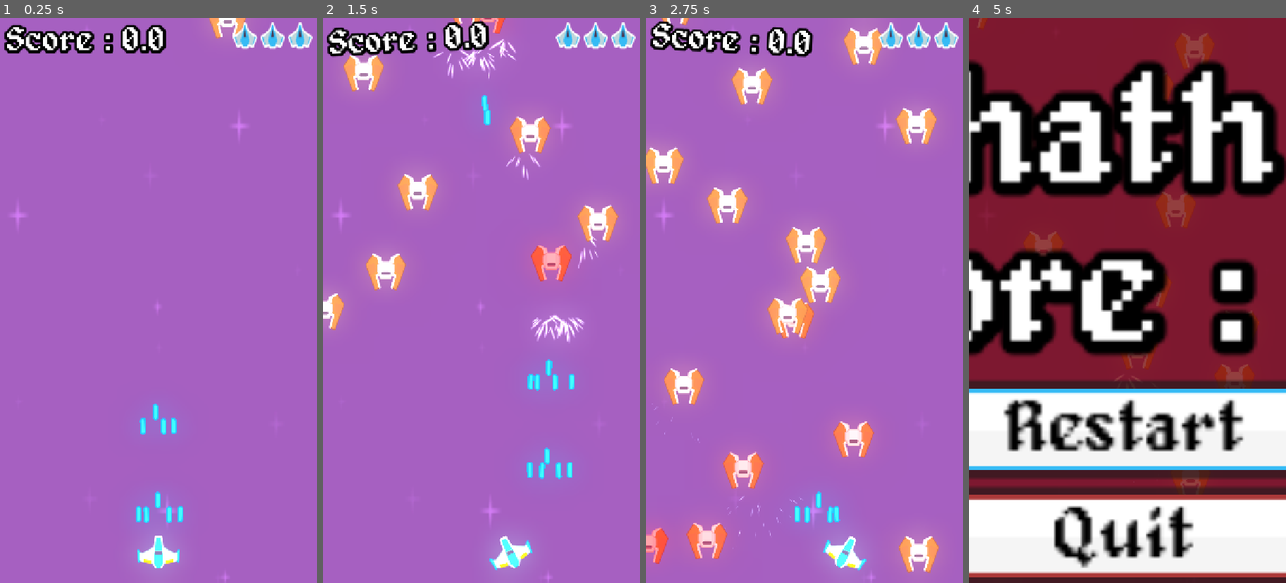
Above: before the commit, frames 1-4 (left to right).
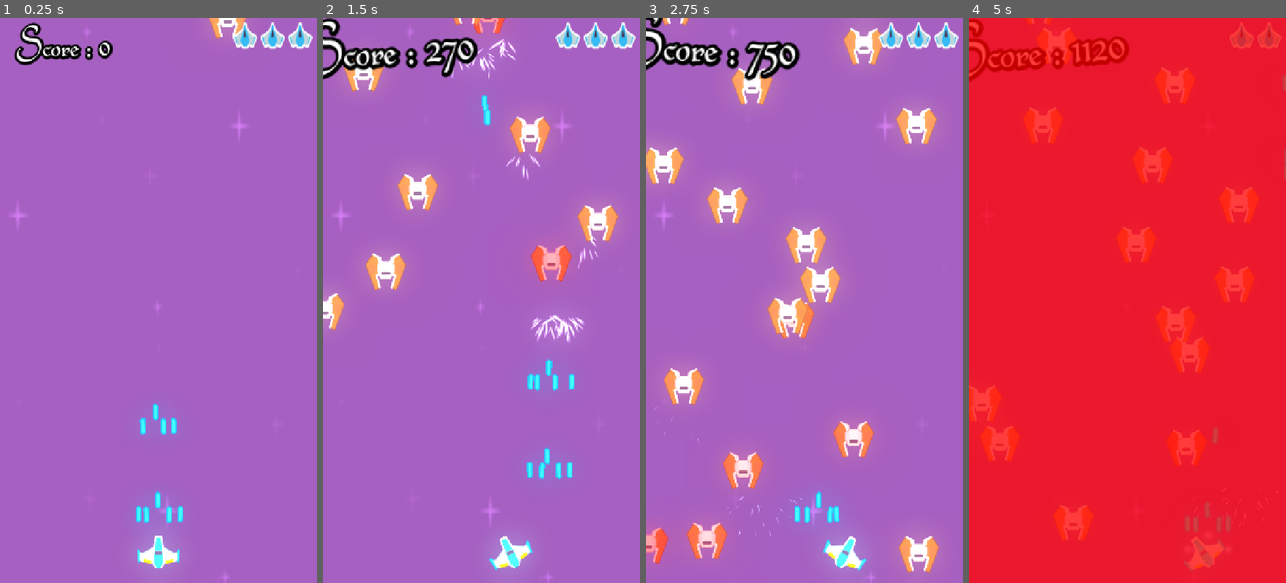
Above: after the commit, the same moments.

Repository: bastienFE/shoot-em-up
Game: Godot game, scene res://Scenes/main.tscn
Two runs of this game, one before a commit and one after it. Both use one fixed random seed, a clock stepped at 60 frames per second and the inputs below.
Inputs (mouse positions are in pixels of both pictures, inside the frame that each line leads up to):
- Up to frame 1 (0.25 s): no input
- Up to frame 2 (1.5 s): move the mouse to (551, 272) at 0.52 s; hold D (move_right) 0.53-1.28 s; hold Space (touch) 0.53-1.28 s; move the mouse to (418, 328) at 1.27 s; hold A (move_left) from 1.28 s (still down); tap Space (touch) at 1.35 s
- Up to frame 3 (2.75 s): move the mouse to (836, 176) at 2.02 s; release A (move_left) at 2.03 s; hold D (move_right) from 2.03 s (still down); hold Space (touch) from 2.03 s (still down)
- Up to frame 4 (5 s): move the mouse to (1111, 413) at 2.77 s; release Space (touch) at 2.78 s; tap Space (touch) at 2.85, 4.35 s; move the mouse to (1222, 385) at 3.52 s; release D (move_right) at 3.53 s; hold Space (touch) 3.53-4.28 s; hold A (move_left) from 3.53 s (still down); move the mouse to (1032, 215) at 4.27 s

The runs differ from the first frame. In frame 1, 2.2% of the frame differs, in the area x 1-53%, y 0-9%; in frame 2, 3.1%; in frame 3, 3.1%; in frame 4, 100%, in the area x 0-100%, y 0-100%.

Commit message:
added juice

Diff:
--- a/Scenes/enemy.tscn
+++ b/Scenes/enemy.tscn
@@ -2,7 +2,6 @@
 
 [ext_resource type="Script" uid="uid://dd3fvrqi2glcm" path="res://Scripts/enemy.gd" id="1_1f0kj"]
 [ext_resource type="Texture2D" uid="uid://ca513f5s5u4ji" path="res://KennyAssets/SpaceShooterRedux/Enemies/enemyRed1.png" id="2_1f0kj"]
-[ext_resource type="AudioStream" uid="uid://cx3547f8ektqw" path="res://Effects/Sounds/whilelm_scream.ogg" id="3_afpow"]
 
 [sub_resource type="RectangleShape2D" id="RectangleShape2D_1f0kj"]
 size = Vector2(100, 74)
@@ -19,7 +18,4 @@
 [node name="CollisionShape2D" type="CollisionShape2D" parent="." unique_id=1184858640]
 shape = SubResource("RectangleShape2D_1f0kj")
 
-[node name="DieSfx" type="AudioStreamPlayer2D" parent="." unique_id=400376824]
-stream = ExtResource("3_afpow")
-
 [connection signal="body_entered" from="." to="." method="_on_body_entered"]
--- a/Scenes/hud.tscn
+++ b/Scenes/hud.tscn
@@ -1,14 +1,20 @@
 [gd_scene format=3 uid="uid://bb830e54nxi8f"]
 
 [ext_resource type="Script" uid="uid://cn7fnnm1wlcis" path="res://Scripts/hud.gd" id="1_fccik"]
-[ext_resource type="FontFile" uid="uid://br54j4p52fe1j" path="res://KennyAssets/SpaceShooterRedux/Bonus/alagard.ttf" id="2_fccik"]
+[ext_resource type="FontFile" uid="uid://h6weeuqhme4t" path="res://KennyAssets/SpaceShooterRedux/Bonus/civitype.ttf" id="2_36asn"]
 [ext_resource type="Texture2D" uid="uid://ke4fw61ral4" path="res://KennyAssets/SpaceShooterRedux/UI/playerLife2_blue.png" id="3_bjfho"]
 [ext_resource type="Texture2D" uid="uid://cmlai63vc2fdx" path="res://KennyAssets/SpaceShooterRedux/UI/buttonBlue.png" id="4_t1xeu"]
 [ext_resource type="Texture2D" uid="uid://dl7r5v544c4qn" path="res://KennyAssets/SpaceShooterRedux/UI/buttonRed.png" id="5_36asn"]
 
 [sub_resource type="LabelSettings" id="LabelSettings_6fbih"]
-font = ExtResource("2_fccik")
-font_size = 77
+font = ExtResource("2_36asn")
+font_size = 106
+shadow_size = 23
+shadow_color = Color(0, 0, 0, 1)
+
+[sub_resource type="LabelSettings" id="LabelSettings_8jye8"]
+font = ExtResource("2_36asn")
+font_size = 120
 shadow_size = 23
 shadow_color = Color(0, 0, 0, 1)
 
@@ -17,12 +23,12 @@
 script = ExtResource("1_fccik")
 
 [node name="ScoreLabel" type="Label" parent="." unique_id=961572408]
-offset_left = 15.0
-offset_top = 15.0
-offset_right = 361.0
-offset_bottom = 88.0
+offset_left = 36.0
+offset_top = 8.0
+offset_right = 382.0
+offset_bottom = 118.0
 pivot_offset = Vector2(173, 46.5)
-text = "Score : 0.0"
+text = "Score : 0"
 label_settings = SubResource("LabelSettings_6fbih")
 
 [node name="LifeContainer" type="HBoxContainer" parent="." unique_id=2107555914]
@@ -69,23 +75,37 @@
 color = Color(0, 0, 0, 0.6313726)
 
 [node name="DeathBox" type="VBoxContainer" parent="DeathScreen" unique_id=1078420334]
-layout_mode = 0
-offset_right = 40.0
-offset_bottom = 40.0
-pivot_offset = Vector2(249, 125.5)
+layout_mode = 1
+anchors_preset = -1
+offset_left = -150.99
+offset_top = -230.0
+offset_right = 663.01
+offset_bottom = 230.0
+grow_horizontal = 2
+grow_vertical = 2
+pivot_offset = Vector2(404.36, 350)
 
 [node name="DeathLabel" type="Label" parent="DeathScreen/DeathBox" unique_id=1599790931]
 layout_mode = 2
-text = "Thy hath died
-Score : "
+text = "Death be not proud
+Though some have called you
+ mighty and dreadfull
+Thou art not so
+"
 label_settings = SubResource("LabelSettings_6fbih")
+horizontal_alignment = 1
+
+[node name="DeathScoreLabel" type="Label" parent="DeathScreen/DeathBox" unique_id=1942894465]
+layout_mode = 2
+text = "Score : "
+label_settings = SubResource("LabelSettings_8jye8")
 horizontal_alignment = 1
 
 [node name="Restart" type="Button" parent="DeathScreen/DeathBox" unique_id=383200625]
 layout_mode = 2
 theme_override_colors/font_color = Color(0, 0, 0, 1)
-theme_override_fonts/font = ExtResource("2_fccik")
-theme_override_font_sizes/font_size = 35
+theme_override_fonts/font = ExtResource("2_36asn")
+theme_override_font_sizes/font_size = 62
 text = "Restart"
 icon = ExtResource("4_t1xeu")
 icon_alignment = 1
@@ -93,8 +113,8 @@
 [node name="Quit" type="Button" parent="DeathScreen/DeathBox" unique_id=1378681544]
 layout_mode = 2
 theme_override_colors/font_color = Color(0, 0, 0, 1)
-theme_override_fonts/font = ExtResource("2_fccik")
-theme_override_font_sizes/font_size = 35
+theme_override_fonts/font = ExtResource("2_36asn")
+theme_override_font_sizes/font_size = 62
 text = "Quit"
 icon = ExtResource("5_36asn")
 icon_alignment = 1
--- a/Scenes/main.tscn
+++ b/Scenes/main.tscn
@@ -3,7 +3,9 @@
 [ext_resource type="PackedScene" uid="uid://ctvxkerqdxsg0" path="res://Scenes/player.tscn" id="1_ig7tw"]
 [ext_resource type="Texture2D" uid="uid://dtnl7mrf7dbqe" path="res://KennyAssets/SpaceShooterRedux/Backgrounds/purple.png" id="2_0xm2m"]
 [ext_resource type="PackedScene" uid="uid://dfmwg5erisofx" path="res://Scenes/enemy_spawner.tscn" id="3_8gbba"]
+[ext_resource type="Script" uid="uid://cnhv4y02igtbq" path="res://Scripts/camera_shake.gd" id="3_kry3j"]
 [ext_resource type="PackedScene" uid="uid://bb830e54nxi8f" path="res://Scenes/hud.tscn" id="4_jjvhh"]
+[ext_resource type="AudioStream" uid="uid://bmqpk03g3mem5" path="res://Effects/Sounds/ost.mp3" id="6_21xkr"]
 
 [sub_resource type="Environment" id="Environment_jjvhh"]
 background_mode = 3
@@ -17,25 +19,33 @@
 
 [node name="Main" type="Node" unique_id=1131358737]
 
+[node name="Background" type="Sprite2D" parent="." unique_id=1411228650]
+position = Vector2(371.00006, 638.5)
+scale = Vector2(3.265625, 5.3164063)
+texture = ExtResource("2_0xm2m")
+
+[node name="Parallax2D" type="Parallax2D" parent="." unique_id=872234549]
+scale = Vector2(3.265625, 5.3164063)
+
 [node name="WorldEnvironment" type="WorldEnvironment" parent="." unique_id=730320574]
 environment = SubResource("Environment_jjvhh")
 
 [node name="Player" parent="." unique_id=1641870727 instance=ExtResource("1_ig7tw")]
 position = Vector2(368, 1195)
 
-[node name="Background" type="Sprite2D" parent="." unique_id=1787968202]
-z_index = -1
-texture_repeat = 2
-position = Vector2(371.00006, 638.5)
-scale = Vector2(3.265625, 5.3164063)
-texture = ExtResource("2_0xm2m")
-region_enabled = true
-region_rect = Rect2(0, 0, 256, 256)
-
 [node name="Camera2D" type="Camera2D" parent="." unique_id=954519076]
+process_mode = 3
 position = Vector2(368, 625)
+ignore_rotation = false
+script = ExtResource("3_kry3j")
 
 [node name="EnemySpawner" parent="." unique_id=1991170024 instance=ExtResource("3_8gbba")]
 wait_time = 0.15
 
 [node name="HUD" parent="." unique_id=431748221 instance=ExtResource("4_jjvhh")]
+
+[node name="OST" type="AudioStreamPlayer2D" parent="." unique_id=1010086646]
+stream = ExtResource("6_21xkr")
+autoplay = true
+bus = &"Music"
+parameters/looping = true
--- a/Scenes/player.tscn
+++ b/Scenes/player.tscn
@@ -4,6 +4,7 @@
 [ext_resource type="Script" uid="uid://d07gxhp3jfomg" path="res://Scripts/player.gd" id="1_onrkg"]
 [ext_resource type="PackedScene" uid="uid://cskahkn4kgkso" path="res://Scenes/weapon.tscn" id="3_vgqql"]
 [ext_resource type="PackedScene" uid="uid://dj4onxjx55pfm" path="res://Scenes/bullet.tscn" id="4_fkybt"]
+[ext_resource type="AudioStream" uid="uid://cx3547f8ektqw" path="res://Effects/Sounds/whilelm_scream.ogg" id="5_fkybt"]
 
 [sub_resource type="RectangleShape2D" id="RectangleShape2D_4flbx"]
 size = Vector2(44, 56)
@@ -38,3 +39,13 @@
 [node name="CollisionShape2D" type="CollisionShape2D" parent="." unique_id=628174318]
 position = Vector2(0, 5)
 shape = SubResource("RectangleShape2D_4flbx")
+
+[node name="HurtSfx" type="AudioStreamPlayer2D" parent="." unique_id=2128157171]
+process_mode = 3
+stream = ExtResource("5_fkybt")
+volume_db = 14.58
+bus = &"SFX"
+
+[node name="Invincibility" type="Timer" parent="." unique_id=1805623752]
+
+[connection signal="timeout" from="Invincibility" to="." method="_on_invincibility_timeout"]
--- a/Scenes/weapon.tscn
+++ b/Scenes/weapon.tscn
@@ -8,3 +8,4 @@
 
 [node name="ShootSfx" type="AudioStreamPlayer2D" parent="." unique_id=1459245035]
 stream = ExtResource("2_qv81b")
+bus = &"SFX"
--- /dev/null
+++ b/Scripts/camera_shake.gd
@@ -0,0 +1,29 @@
+extends Camera2D
+
+var trauma: float = 0.0
+var shake_strength: float = 10
+var decay: float = 1.0
+
+func _ready() -> void:
+	GameManager.game_over.connect(add_trauma, 1)
+
+func randomOffset() -> Vector2:
+	return Vector2(randf_range(-shake_strength, shake_strength), randf_range(-shake_strength, shake_strength))
+
+func randomRotation() -> float:
+	var max_value: float = trauma / (2 * PI)
+	return randf_range(-max_value, max_value)
+
+func _process(delta: float) -> void:
+	shake_strength = trauma**2 * 100
+
+	if shake_strength > 0:
+		trauma = lerpf(trauma, 0, decay * delta)
+
+		self.rotation = randomRotation()
+
+		offset = randomOffset()
+
+func add_trauma(value: float) -> void:
+	if self.trauma <= 1.0:
+		self.trauma += value
--- a/Scripts/enemy.gd
+++ b/Scripts/enemy.gd
@@ -16,6 +16,7 @@
 
 func takeDamage(damage: int) -> void:
 	health -= damage
+	GameManager.add_score(10.0)
 
 	$Sprite2D.modulate = Color(1, getHealthRatio(), getHealthRatio())
 
@@ -25,16 +26,25 @@
 		die()
 
 func die() -> void:
-	var spark: Variant = load("res://Effects/explosion.tscn")
-	var instance: Variant = spark.instantiate()
+	var explosion: Variant = load("res://Effects/explosion.tscn")
+	var rocks: Variant = load("res://Effects/debris.tscn")
+	var explInstance: Variant = explosion.instantiate()
+	var rocksInstance: Variant = rocks.instantiate()
 
-	instance.global_position = position
+	explInstance.global_position = position
+	rocksInstance.global_position = position
 
-	get_tree().current_scene.add_child(instance)
+	get_tree().current_scene.add_child(explInstance)
+	get_tree().current_scene.add_child(rocksInstance)
 
-	$DieSfx.play()
+	GameManager.add_score(200.0)
+	get_viewport().get_camera_2d().add_trauma(0.1)
 
-	GameManager.add_score(1.0)
+	# un ralentit comme dans les Killing Floors avec 10% de chance quand un ennemi meurt
+	if randf_range(0, 1.0) < 0.1:
+		GameManager.hitStop(10, 0.5)
+	else:
+		GameManager.hitStop(0.5, 0.01)
 
 	queue_free()
 
--- a/Scripts/game_manager.gd
+++ b/Scripts/game_manager.gd
@@ -6,7 +6,6 @@
 signal player_life_changed(life: int)
 signal game_over
 signal player_move(speed: float)
-
 
 func add_score(score: float) -> void:
 	self.score += score
@@ -22,3 +21,10 @@
 
 	get_tree().reload_current_scene()
 	get_tree().paused = false
+
+func hitStop(duration: float, scale: float = 0.05) -> void:
+	Engine.time_scale = scale
+
+	await get_tree().create_timer(duration, true, false, true).timeout
+
+	Engine.time_scale = 1
--- a/Scripts/hud.gd
+++ b/Scripts/hud.gd
@@ -5,7 +5,7 @@
 @onready var scoreLabel: Label = $ScoreLabel
 @onready var deathScreen: Control = $DeathScreen
 @onready var deathBox: VBoxContainer = $DeathScreen/DeathBox
-@onready var deathLabel: Label = $DeathScreen/DeathBox/DeathLabel
+@onready var deathScoreLabel: Label = $DeathScreen/DeathBox/DeathScoreLabel
 @onready var damageFlash: ColorRect = $DamageFlash
 @onready var lifeContainer: HBoxContainer = $LifeContainer
 
@@ -16,7 +16,7 @@
 	GameManager.player_life_changed.connect(dreaming_in_red)
 
 func on_global_score_changed(score: float) -> void:
-	scoreLabel.text = "Score : " + str(score)
+	scoreLabel.text = "Score : " + str(int(score))
 
 	var tween: Tween = create_tween()
 	tween.tween_property(scoreLabel, "scale", Vector2(1.5, 1.5), 0.1)
@@ -32,13 +32,13 @@
 	scoreLabel.hide()
 	lifeContainer.hide()
 
-	deathLabel.text += str(score)
+	deathScoreLabel.text += str(int(score))
 
 	deathScreen.show()
 
 	var tween: Tween = create_tween()
-	tween.tween_property(deathBox, "scale", Vector2(15, 15), 0.5)
-	tween.set_trans(Tween.TRANS_ELASTIC).set_ease(Tween.EASE_OUT)
+	tween.tween_property(deathBox, "scale", Vector2(2.0, 2.0), 0.5)
+	tween.set_trans(Tween.TRANS_ELASTIC).set_ease(Tween.EASE_OUT_IN)
 	tween.tween_property(deathBox, "scale", Vector2(1.0, 1.0), 1)
 
 
--- a/Scripts/player.gd
+++ b/Scripts/player.gd
@@ -1,4 +1,6 @@
 extends CharacterBody2D
+
+@onready var invincibilityTimer: Timer = $Invincibility
 
 @export var ACCELERATION: float = 70.0
 @export var MAX_HEALTH: int = 3.0
@@ -6,6 +8,7 @@
 
 var speed: float = 0.0
 var health: int
+var invincible: bool = false
 
 func accelerate(acceleration: float) -> void:
 	speed += acceleration
@@ -19,8 +22,25 @@
 	speed *= 0.9
 
 func takeDamage(damage: int) -> void:
+	if invincible:
+		return
+
 	health -= damage
+
+	invincible = true
+	invincibilityTimer.start()
+	var blinkTween: Tween = get_tree().create_tween()
+	blinkTween.tween_property($Sprite2D, "modulate:a", 0.1, 0.25)
+	blinkTween.tween_property($Sprite2D, "modulate:a", 1, 0.25)
+
+	blinkTween.set_loops(2)
+	blinkTween.play()
+
 	GameManager.player_life_changed.emit(health)
+	GameManager.hitStop(1, 0.05)
+
+	$HurtSfx.pitch_scale = randf_range(0.7, 1.25)
+	$HurtSfx.play()
 
 	if health <= 0:
 		var spark: Variant = load("res://Effects/explosion.tscn")
@@ -59,3 +79,7 @@
 
 func getDistanceToFinger() -> Vector2:
 	return get_global_mouse_position() - position
+
+
+func _on_invincibility_timeout() -> void:
+	invincible = false
--- a/default_bus_layout.tres
+++ b/default_bus_layout.tres
@@ -1,10 +1,4 @@
 [gd_resource type="AudioBusLayout" format=3 uid="uid://c8y3hhilkqrnk"]
-
-[sub_resource type="AudioEffectDistortion" id="AudioEffectDistortion_j3pel"]
-resource_name = "Distortion"
-pre_gain = 60.0
-drive = 1.0
-post_gain = 24.0
 
 [sub_resource type="AudioEffectDistortion" id="AudioEffectDistortion_g28q7"]
 resource_name = "Distortion"
@@ -14,8 +8,7 @@
 
 [sub_resource type="AudioEffectDistortion" id="AudioEffectDistortion_n8wo2"]
 resource_name = "Distortion"
-pre_gain = 60.0
-drive = 1.0
+drive = 0.4
 post_gain = 24.0
 
 [sub_resource type="AudioEffectDelay" id="AudioEffectDelay_j3pel"]
@@ -34,17 +27,35 @@
 band_db/3200_hz = 24.0
 band_db/10000_hz = 24.0
 
+[sub_resource type="AudioEffectDistortion" id="AudioEffectDistortion_j3pel"]
+resource_name = "Distortion"
+pre_gain = 60.0
+drive = 1.0
+post_gain = 24.0
+
 [resource]
-bus/0/volume_db = 6.0199986
-bus/0/effect/0/effect = SubResource("AudioEffectDistortion_j3pel")
-bus/0/effect/0/enabled = true
-bus/0/effect/1/effect = SubResource("AudioEffectDistortion_g28q7")
-bus/0/effect/1/enabled = true
-bus/0/effect/2/effect = SubResource("AudioEffectDistortion_n8wo2")
-bus/0/effect/2/enabled = true
-bus/0/effect/3/effect = SubResource("AudioEffectDelay_j3pel")
-bus/0/effect/3/enabled = true
-bus/0/effect/4/effect = SubResource("AudioEffectDelay_g28q7")
-bus/0/effect/4/enabled = true
-bus/0/effect/5/effect = SubResource("AudioEffectEQ_j3pel")
-bus/0/effect/5/enabled = true
+bus/0/volume_db = -0.13049698
+bus/1/name = &"SFX"
+bus/1/solo = false
+bus/1/mute = false
+bus/1/bypass_fx = false
+bus/1/volume_db = -11.467805
+bus/1/send = &"Master"
+bus/1/effect/0/effect = SubResource("AudioEffectDistortion_g28q7")
+bus/1/effect/0/enabled = false
+bus/1/effect/1/effect = SubResource("AudioEffectDistortion_n8wo2")
+bus/1/effect/1/enabled = true
+bus/1/effect/2/effect = SubResource("AudioEffectDelay_j3pel")
+bus/1/effect/2/enabled = true
+bus/1/effect/3/effect = SubResource("AudioEffectDelay_g28q7")
+bus/1/effect/3/enabled = true
+bus/1/effect/4/effect = SubResource("AudioEffectEQ_j3pel")
+bus/1/effect/4/enabled = true
+bus/2/name = &"Music"
+bus/2/solo = false
+bus/2/mute = false
+bus/2/bypass_fx = false
+bus/2/volume_db = 6.0199986
+bus/2/send = &"Master"
+bus/2/effect/0/effect = SubResource("AudioEffectDistortion_j3pel")
+bus/2/effect/0/enabled = true
Not shown, added: Effects/Sounds/ost.mp3.import
Binary file removed: KennyAssets/SpaceShooterRedux/Bonus/alagard.ttf
Binary file added: KennyAssets/SpaceShooterRedux/Bonus/civitype.ttf
Not shown, changed: KennyAssets/SpaceShooterRedux/Bonus/civitype.ttf.import
Not shown, added: Scripts/camera_shake.gd.uid
Not shown, added: Effects/Sounds/ost.mp3
